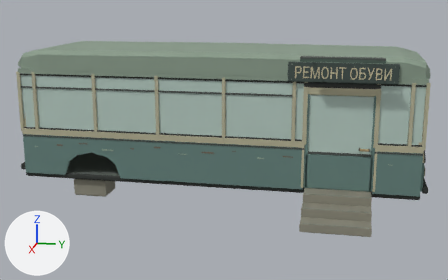
Renders of the Blender file ArtSource/City/Cobbler/CobblerBus.blend from each side of a commit.
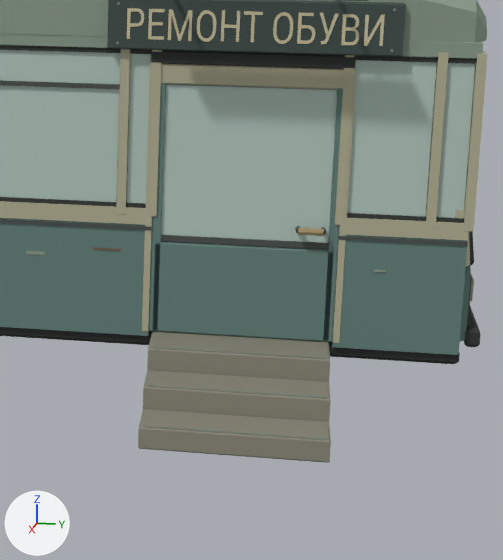
Each version appears first whole from a 50 mm lens placed at (12.66, 2.56, 4.23), pointed at (0.57, 0.15, 1.2), and next in a close-up on the part from 55% to 97% of the width and 23% to 98% of the height. Arrows for +X, +Y and +Z are at lower left; the lights stay in place. The last two pictures show the newer version.

Before the edit, the objects in view are built like this:
```python
me_cobblerbus__glass = bpy.data.meshes.new('CobblerBus__Glass')
me_cobblerbus__glass.from_pydata(...)  # 144 vertices, 108 faces; spans x -1.16..1.16, y -4.01..4.01, z 1.11..2.65
me_cobblerbus__glass.materials.append(mat_cobblerpalette)
me_cobblerbus__paint = bpy.data.meshes.new('CobblerBus__Paint')
me_cobblerbus__paint.from_pydata(...)  # 5154 vertices, 4125 faces; spans x -1.19..2.24, y -4.12..4.12, z 0.0..3.05
me_cobblerbus__paint.materials.append(mat_cobblerpalette)
me_pivot_door__paint = bpy.data.meshes.new('PIVOT_Door__Paint')
me_pivot_door__paint.from_pydata(...)  # 120 vertices, 92 faces; spans x -0.03..0.12, y -0.65..0.65, z -0.98..0.98
me_pivot_door__paint.materials.append(mat_cobblerpalette)
ob_cobblerbus__glass = bpy.data.objects.new('CobblerBus__Glass', me_cobblerbus__glass)
ob_cobblerbus__glass.parent = ob_cobblerbus
ob_cobblerbus__glass.location = (0.0, 0.0, 0.0)
ob_cobblerbus__paint = bpy.data.objects.new('CobblerBus__Paint', me_cobblerbus__paint)
ob_cobblerbus__paint.parent = ob_cobblerbus
ob_cobblerbus__paint.location = (0.0, 0.0, 0.0)
ob_pivot_door__paint = bpy.data.objects.new('PIVOT_Door__Paint', me_pivot_door__paint)
ob_pivot_door__paint.parent = ob_pivot_door
ob_pivot_door__paint.location = (0.0, 0.0, 0.0)
# also in view: 'SignPanel__Paint' at (1.19, 2.47, 2.72); 'SignLetters__Paint' at (1.24, 2.47, 2.72); 'PIVOT_Door__Glass' at (1.15, 2.47, 1.73)
```
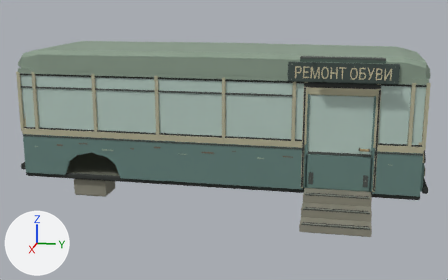
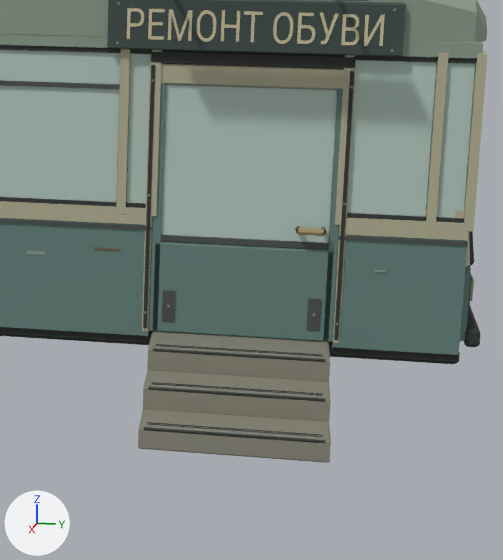
Where the change shows, as pixel boxes [x1, y1, x2, y2] in the close-ups (503 x 560 px):
part 1 of me_pivot_door__paint, added: after [162, 290, 176, 322]
part 2 of me_pivot_door__paint, added: after [307, 298, 321, 331]
part 3 of me_cobblerbus__paint, added: after [144, 427, 325, 443]
part 4 of me_cobblerbus__paint, added: after [147, 424, 323, 437]
part 5 of me_cobblerbus__paint, added: after [147, 422, 323, 436]
part 6 of me_cobblerbus__paint, added: after [148, 387, 325, 402]
part 7 of me_cobblerbus__paint, added: after [151, 383, 323, 396]
part 8 of me_cobblerbus__paint, added: after [152, 382, 323, 394]
part 9 of me_cobblerbus__paint, added: after [153, 348, 325, 362]
part 10 of me_cobblerbus__paint, added: after [156, 345, 321, 356]
part 11 of me_cobblerbus__paint, added: after [156, 344, 323, 355]
part 12 of me_cobblerbus__paint, added: after [143, 65, 155, 328]
part 13 of me_cobblerbus__paint, added: after [334, 71, 354, 340]
part 14 of me_cobblerbus__paint, reshaped: [143, 346, 326, 440] in both

What changed in the scene script:
```text
Change me_pivot_door__paint:
    used by ob_pivot_door__paint; parent = ob_pivot_door; location = (0.0, 0.0, 0.0)
    remove me_pivot_door__paint.from_pydata(...)  # 120 vertices, 92 faces; spans x -0.03..0.12, y -0.65..0.65, z -0.98..0.98
    add me_pivot_door__paint.from_pydata(...)  # 180 vertices, 138 faces; spans x -0.03..0.12, y -0.65..0.65, z -0.98..0.98
    me_pivot_door__paint part 1: the loose piece of 16 vertices spanning x -0.03..0.03, y -0.65..-0.58, z -0.98..0.98 is copied, and the copy is scaled about its middle by (0.175, 1.54, 0.119), then moved by (0.03, 0.11, -0.78); it spans x 0.02..0.03, y -0.56..-0.47, z -0.89..-0.66
    me_pivot_door__paint part 2: the loose piece of 16 vertices spanning x -0.03..0.03, y 0.58..0.65, z -0.98..0.98 is copied, and the copy is scaled about its middle by (0.175, 1.54, 0.119), then moved by (0.03, -0.11, -0.78); it spans x 0.02..0.03, y 0.47..0.56, z -0.89..-0.66
    other edits to the shape of me_pivot_door__paint do not show in these pictures
Change me_cobblerbus__paint:
    used by ob_cobblerbus__paint; parent = ob_cobblerbus; location = (0.0, 0.0, 0.0)
    remove me_cobblerbus__paint.from_pydata(...)  # 5154 vertices, 4125 faces; spans x -1.19..2.24, y -4.12..4.12, z 0.0..3.05
    add me_cobblerbus__paint.from_pydata(...)  # 10670 vertices, 8118 faces; spans x -1.19..2.24, y -4.12..4.12, z 0.0..3.05
    me_cobblerbus__paint part 3: the loose piece of 16 vertices spanning x 1.89..2.24, y 1.85..3.1, z 0.0..0.16 is copied, and the copy is scaled about its middle by (0.00897, 0.952, 0.148), then moved by (0.17, 0.0, 0.07); it spans x 2.24, y 1.88..3.06, z 0.14..0.16
    me_cobblerbus__paint part 4: the loose piece of 16 vertices spanning x 1.89..2.24, y 1.85..3.1, z 0.0..0.16 is copied, and the copy is scaled about its middle by (0.0267, 0.928, 0.0207), then moved by (0.12, 0.0, 0.08); it spans x 2.18..2.19, y 1.89..3.05, z 0.16
    me_cobblerbus__paint part 5: the loose piece of 16 vertices spanning x 1.89..2.24, y 1.85..3.1, z 0.0..0.16 is copied, and the copy is scaled about its middle by (0.0267, 0.928, 0.0207), then moved by (0.09, 0.0, 0.08); it spans x 2.15..2.16, y 1.89..3.05, z 0.16
    me_cobblerbus__paint part 6: the loose piece of 16 vertices spanning x 1.14..1.54, y 1.85..3.1, z 0.0..0.48 is copied, and the copy is scaled about its middle by (0.0078, 0.952, 0.047), then moved by (0.55, 0.0, 0.07); it spans x 1.89, y 1.88..3.06, z 0.3..0.32
    me_cobblerbus__paint part 7: the loose piece of 16 vertices spanning x 1.54..1.89, y 1.85..3.1, z 0.0..0.32 is copied, and the copy is scaled about its middle by (0.0267, 0.928, 0.00985), then moved by (0.12, 0.0, 0.16); it spans x 1.83..1.84, y 1.89..3.05, z 0.32
    me_cobblerbus__paint part 8: the loose piece of 16 vertices spanning x 1.54..1.89, y 1.85..3.1, z 0.0..0.32 is copied, and the copy is scaled about its middle by (0.0267, 0.928, 0.00985), then moved by (0.09, 0.0, 0.16); it spans x 1.8..1.81, y 1.89..3.05, z 0.32
    me_cobblerbus__paint part 9: the loose piece of 16 vertices spanning x 1.14..1.54, y 1.85..3.1, z 0.0..0.48 is copied, and the copy is scaled about its middle by (0.0078, 0.952, 0.047), then moved by (0.2, 0.0, 0.23); it spans x 1.54, y 1.88..3.06, z 0.46..0.48
    me_cobblerbus__paint part 10: the loose piece of 16 vertices spanning x 1.89..2.24, y 1.85..3.1, z 0.0..0.16 is copied, and the copy is scaled about its middle by (0.0267, 0.928, 0.0207), then moved by (-0.58, 0.0, 0.4); it spans x 1.48..1.49, y 1.89..3.05, z 0.48
    me_cobblerbus__paint part 11: the loose piece of 16 vertices spanning x 1.89..2.24, y 1.85..3.1, z 0.0..0.16 is copied, and the copy is scaled about its middle by (0.0267, 0.928, 0.0207), then moved by (-0.61, 0.0, 0.4); it spans x 1.45..1.46, y 1.89..3.05, z 0.48
    me_cobblerbus__paint part 12: the loose piece of 16 vertices spanning x 1.11..1.19, y 1.77..1.82, z 0.48..2.44 is copied, and the copy is scaled about its middle by (0.218, 0.586, 0.981), then moved by (0.04, 0.0, 0.01); it spans x 1.18..1.19, y 1.78..1.81, z 0.51..2.43
    me_cobblerbus__paint part 13: the loose piece of 16 vertices spanning x 1.11..1.19, y 3.12..3.17, z 0.48..2.44 is copied, and the copy is scaled about its middle by (0.218, 0.586, 0.981), then moved by (0.04, 0.0, 0.01); it spans x 1.18..1.19, y 3.13..3.16, z 0.51..2.43
    me_cobblerbus__paint part 14: 14 vertices removed from x 1.51..2.23, y 1.88..3.07, z 0.16..0.49; 38 vertices added at x 1.51..2.24, y 1.88..3.07, z 0.16..0.49
    other edits to the shape of me_cobblerbus__paint do not show in these pictures
```
